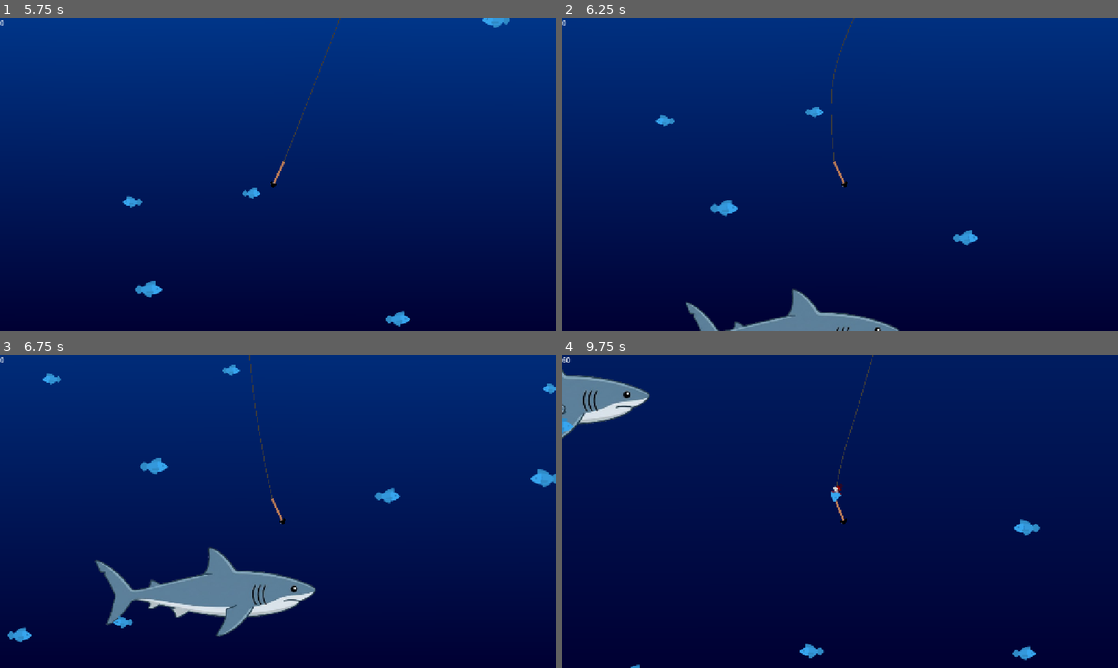
Above: before the commit, frames 1-4 (two rows, left to right).
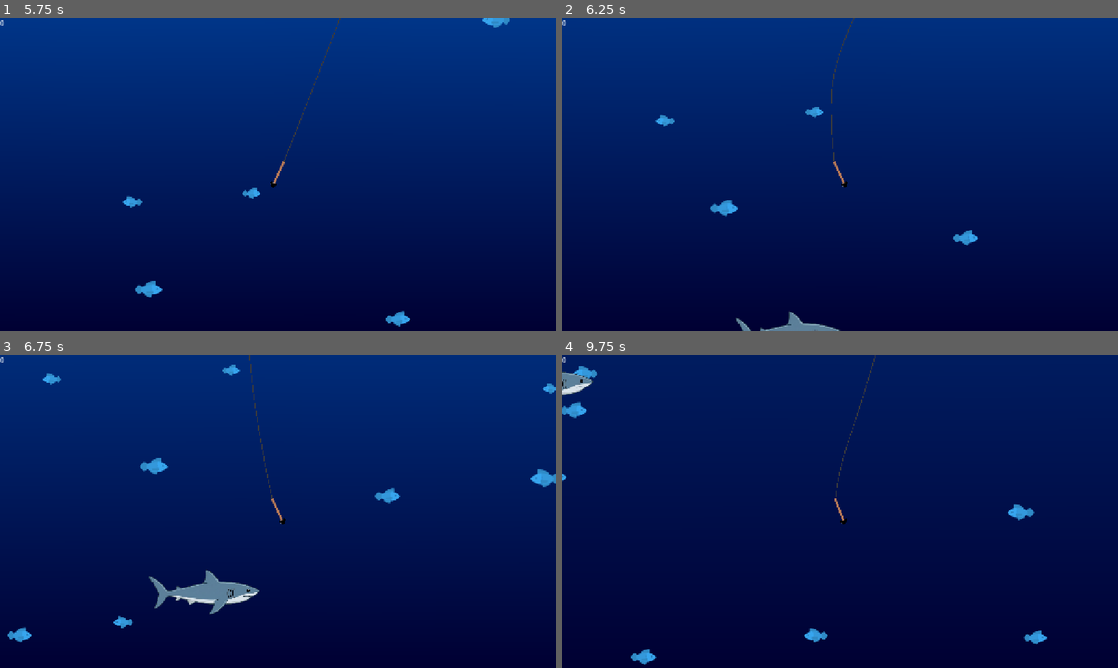
Above: after the commit, the same moments.

Repository: Duckslayer/Fishy
Game: Godot game, scene res://game.tscn
The game is run twice, just before and just after one commit, with the same random seed, the same clock (stepped at 60 frames per second) and the same inputs.
Inputs:
- Up to frame 1 (5.75 s): hold D (Right) 0.53-1.28 s; tap Space (Launch) every 0.75 s from 0.6 to 5.1 s; hold A (Left) 1.28-2.03 s; hold D (Right) 2.03-3.53 s; hold A (Left) from 3.53 s (still down)
- Up to frame 2 (6.25 s): release A (Left) at 5.78 s; hold D (Right) from 5.78 s (still down); tap Space (Launch) at 5.85 s
- Up to frame 3 (6.75 s): keep holding D (Right); tap Space (Launch) at 6.6 s
- Up to frame 4 (9.75 s): tap Space (Launch) every 0.75 s from 7.35 to 9.6 s; release D (Right) at 8.03 s; hold A (Left) 8.03-9.53 s; hold D (Right) from 9.53 s (still down)

Frame 1 is identical in both runs. In frame 2, 1.6% of the frame differs, in the area x 22-61%, y 86-100%; in frame 3, 3.9%, in the area x 17-57%, y 61-90%; in frame 4, 3.1%.

Commit message:
Added shark damage

Diff:
--- /dev/null
+++ b/fish/shark/damaged_shark.tscn
@@ -0,0 +1,8 @@
+[gd_scene format=3 uid="uid://bljvx6b6fxm76"]
+
+[ext_resource type="Texture2D" uid="uid://0ugyfyy5cc76" path="res://fish/shark/sprites/damaged_shark.png" id="1_2u67c"]
+
+[node name="DamagedShark" type="Node2D" unique_id=405659778]
+
+[node name="Body" type="Sprite2D" parent="." unique_id=1120788352]
+texture = ExtResource("1_2u67c")
--- /dev/null
+++ b/fish/shark/dead_shark.tscn
@@ -0,0 +1,5 @@
+[gd_scene format=3 uid="uid://dors705mkk6p6"]
+
+[node name="DeadShark" type="Node2D" unique_id=516819579]
+
+[node name="Body" type="Sprite2D" parent="." unique_id=2105166607]
--- a/fish/shark/shark.gd
+++ b/fish/shark/shark.gd
@@ -1,9 +1,14 @@
 extends BaseFish
+
+var damaged_shark_scene: PackedScene = preload("res://fish/shark/damaged_shark.tscn")
+var dead_shark_scene: PackedScene = preload("res://fish/shark/dead_shark.tscn")
 
 func _ready() -> void:
 	speed = 70.0
 	points = 50
-	$Appearance.scale *= size_scale
+	$Appearance.scale *= size_scale * 0.5
+	# Set damaged appearance scenes on the Appearance node for fish_collection to use
+	$Appearance.set_meta("damaged_scenes", [damaged_shark_scene, dead_shark_scene])
 
 func _process(delta: float) -> void:
 	var direction := Vector2.from_angle(global_rotation)
--- a/fish/shark/shark.tscn
+++ b/fish/shark/shark.tscn
@@ -4,8 +4,8 @@
 [ext_resource type="Texture2D" uid="uid://snspeki5fic6" path="res://fish/shark/sprites/shark.png" id="2_hsvkq"]
 
 [sub_resource type="CapsuleShape2D" id="CapsuleShape2D_0uy1w"]
-radius = 90.0
-height = 508.0
+radius = 45.0
+height = 254.0
 
 [sub_resource type="Animation" id="Animation_hsvkq"]
 length = 0.001
--- a/harpoon/fish_collection.gd
+++ b/harpoon/fish_collection.gd
@@ -78,9 +78,17 @@
 	impaled_fish.clear()
 
 func damage_fish_appearance(appearance: Node2D) -> Node2D:
-	#if tier < 1:
-		#return appearance
+	# Check if this fish has custom damaged scenes (e.g. shark)
+	if appearance.has_meta("damaged_scenes"):
+		var scenes: Array = appearance.get_meta("damaged_scenes")
+		# Pick scene based on tier: index 0 = low tier, index 1 = high tier (tier >= 2)
+		var scene_index: int = 1 if tier >= 2 else 0
+		scene_index = clampi(scene_index, 0, scenes.size() - 1)
+		var damaged_appearance = scenes[scene_index].instantiate()
+		damaged_appearance.scale = appearance.scale
+		return damaged_appearance
+
+	# Default: use fish head for basic fish
 	var damaged_appearance = fish_head.instantiate()
 	damaged_appearance.scale = appearance.scale
-
 	return damaged_appearance
